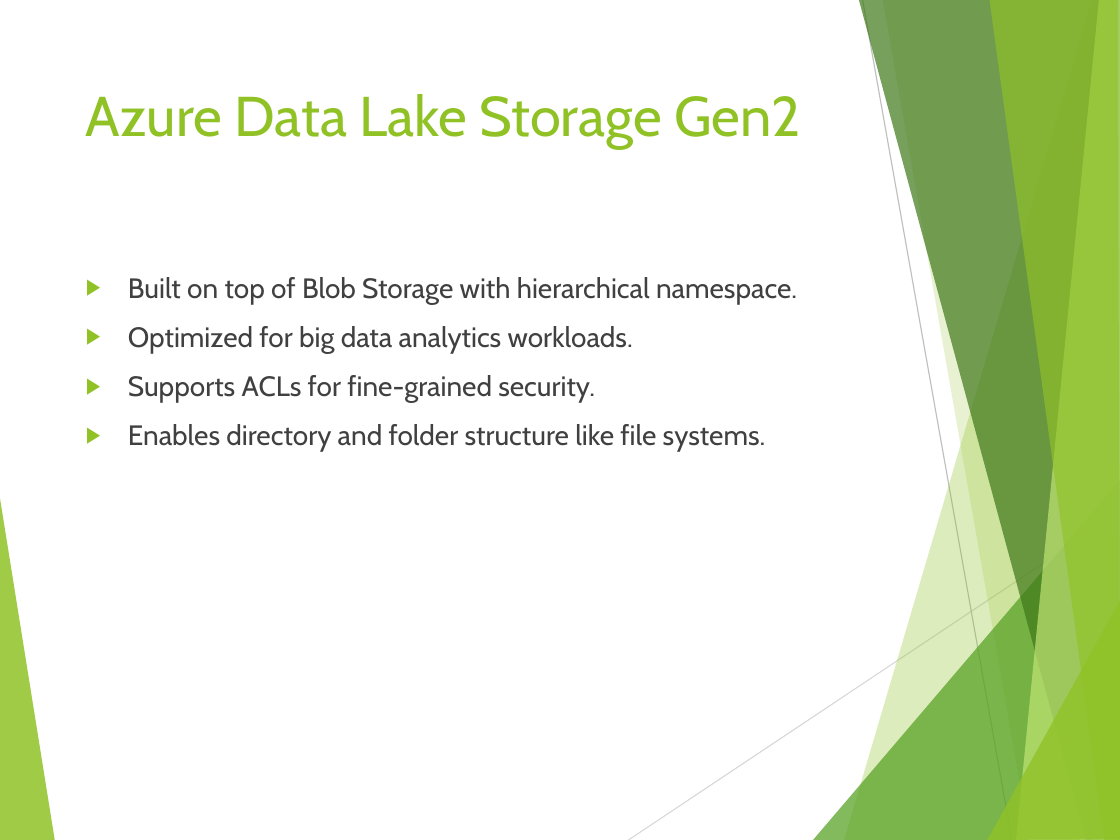
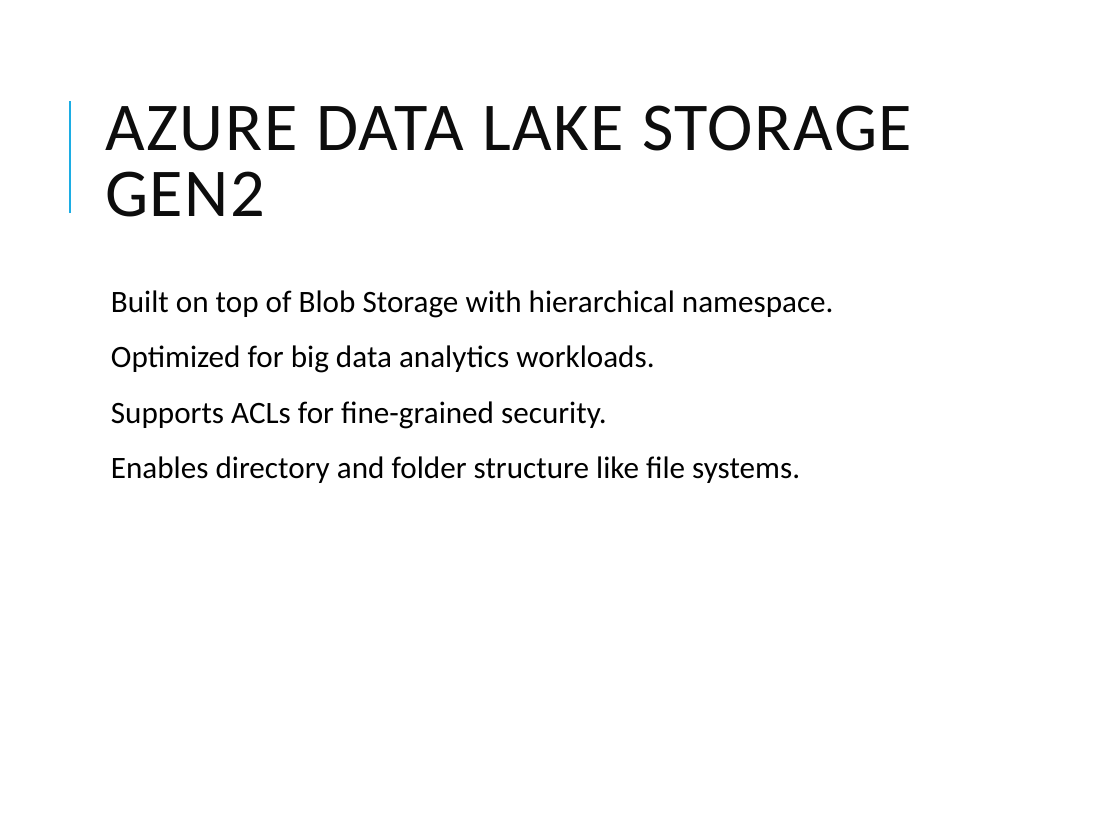
Before and after one commit to vivek1570/DE-Content-WithSnowflakes, a slide deck: slide 4 of Week-1/Day-2/Azure_Storage_Deep_Dive.pptx. Drawn at 1120x840 pixels with LibreOffice and Linux fonts; fonts in the diff are those of the drawing. Boxes give left, top, right and bottom in pixels: in the first picture for what was removed or moved away, otherwise in the second. Text is boxed around its words. In the diff, an @@ line names an element or a change of style, - is before the commit and + after.

```diff
--- a/Week-1/Day-2/Azure_Storage_Deep_Dive.pptx
+++ b/Week-1/Day-2/Azure_Storage_Deep_Dive.pptx
@@ title "AZURE DATA LAKE STORAGE GEN2" at box(105, 105, 913, 217): vertical alignment top to middle @@
@@ line added from (69, 213) to (69, 101), #1CADE4 1.5 pt @@
@@ title at box(105, 105, 913, 217): text changed; size 36 to 44 pt; font Cabin to Calibri; text colour #90C226 to #0D0D0D @@
-Azure Data Lake Storage Gen2
+AZURE DATA LAKE STORAGE GEN2
@@ text "Built on top of Blob ...": place and size @@
-text "Built on top of Blob ..." at box(128, 277, 797, 452)
+text "Built on top of Blob ..." at box(111, 290, 834, 483)
@@ text "Built on top of Blob ..." at box(111, 290, 834, 483): size 18 to 20 pt, font Cabin to Calibri, text colour #404040 to #000000; bullet ▶ to  ; line spacing 1 to 0.9; more space between paragraphs; bullet colour #90C226 to #1CADE4 @@
@@ group removed at box(0, 0, 1120, 840): 8 freeform shapes, 2 lines @@
```
Also in this commit, not shown: 12 other slides changed, 3 other files.
